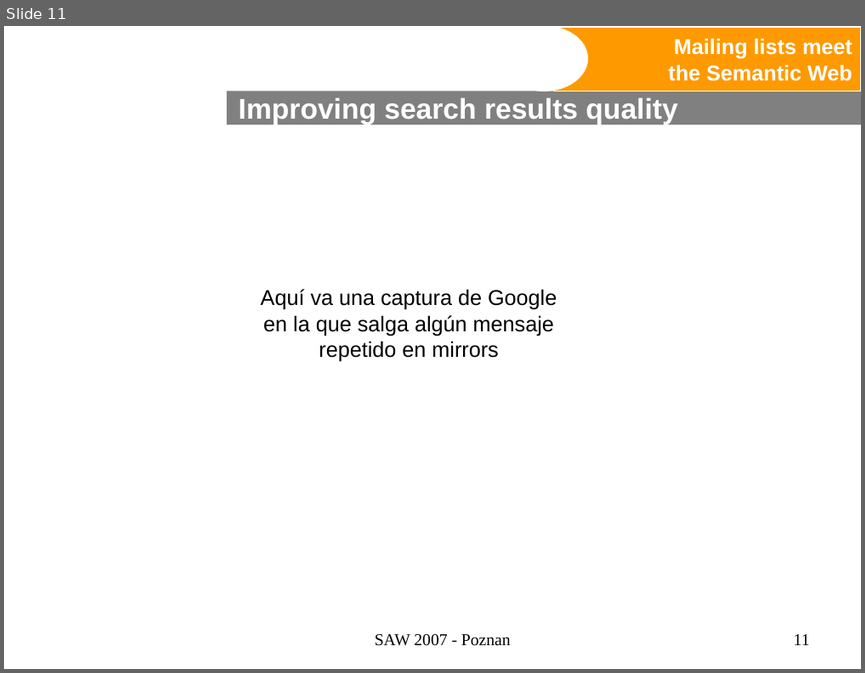
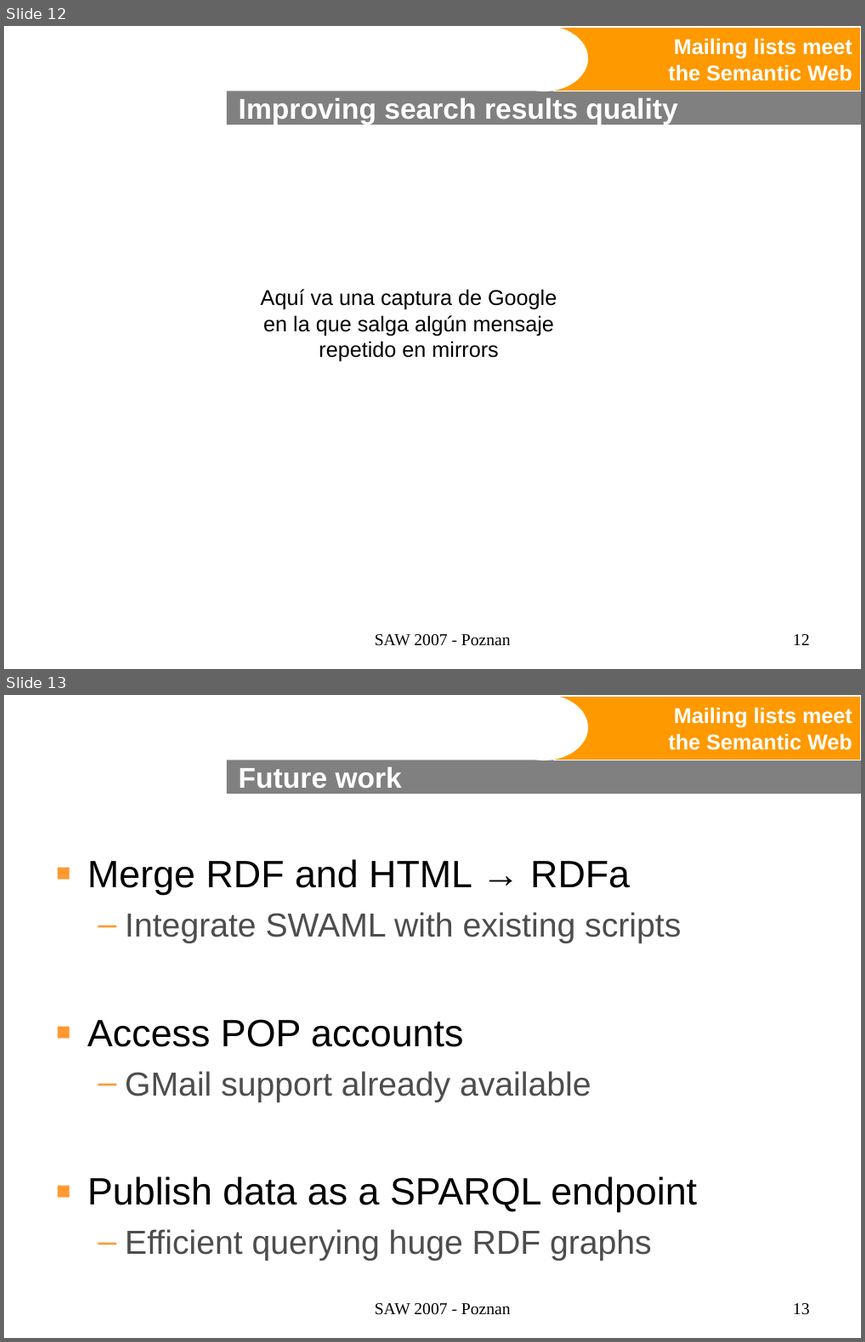
Before and after one commit to BackupTheBerlios/swaml-svn, a slide deck: trunk/doc/talks/20070427-saw2007/swaml.ppt. Shown one above the other, each under a label of ours: slide 11 before the commit, slides 12 and 13 after it. The pictures are 865x673 and 865x1342 pixels, drawn with LibreOffice and Linux fonts; fonts in the diff are those of the drawing; background and template pictures are left out. Boxes give left, top, right and bottom in pixels: in the first picture for what was removed or moved away, otherwise in the second. Text is boxed around its words. In the diff, an @@ line names an element or a change of style, - is before the commit and + after.

```diff
--- a/trunk/doc/talks/20070427-saw2007/swaml.ppt
+++ b/trunk/doc/talks/20070427-saw2007/swaml.ppt
@@ slide 13 added at (x1=4, y1=695, x2=861, y2=1338), background #FFFFFF; not listed: 3 template elements that a slide beside it also shows @@
@@ title added at (x1=239, y1=766, x2=402, y2=788), 24 pt, text #FFFFFF, bold @@
+Future work
@@ text added at (x1=87, y1=859, x2=697, y2=1260), 28 pt, text #4D4D4D @@
+▪ Merge RDF and HTML → RDFa
+  – Integrate SWAML with existing scripts
+▪ Access POP accounts
+  – GMail support already available
+▪ Publish data as a SPARQL endpoint
+  – Efficient querying huge RDF graphs
@@ text added at (x1=375, y1=1303, x2=511, y2=1315), 14 pt, text #000000 @@
+SAW 2007 - Poznan
@@ page number added at (x1=793, y1=1303, x2=810, y2=1315), 14 pt, text #000000 @@
+13
@@ what was slide 11 is now slide 12 @@
@@ page number at (x1=793, y1=634, x2=810, y2=645): text changed @@
-11
+12
```
Also in this commit, not shown: 7 slides changed, 2 other slides added, 2 slides removed, 1 other file.
